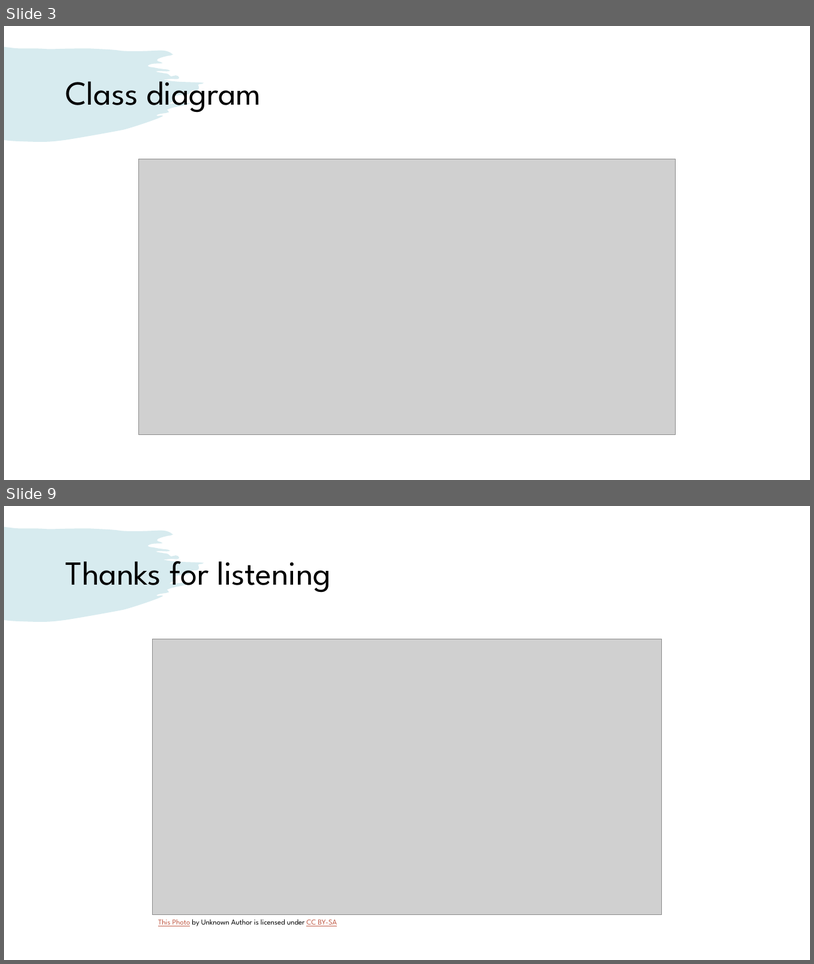
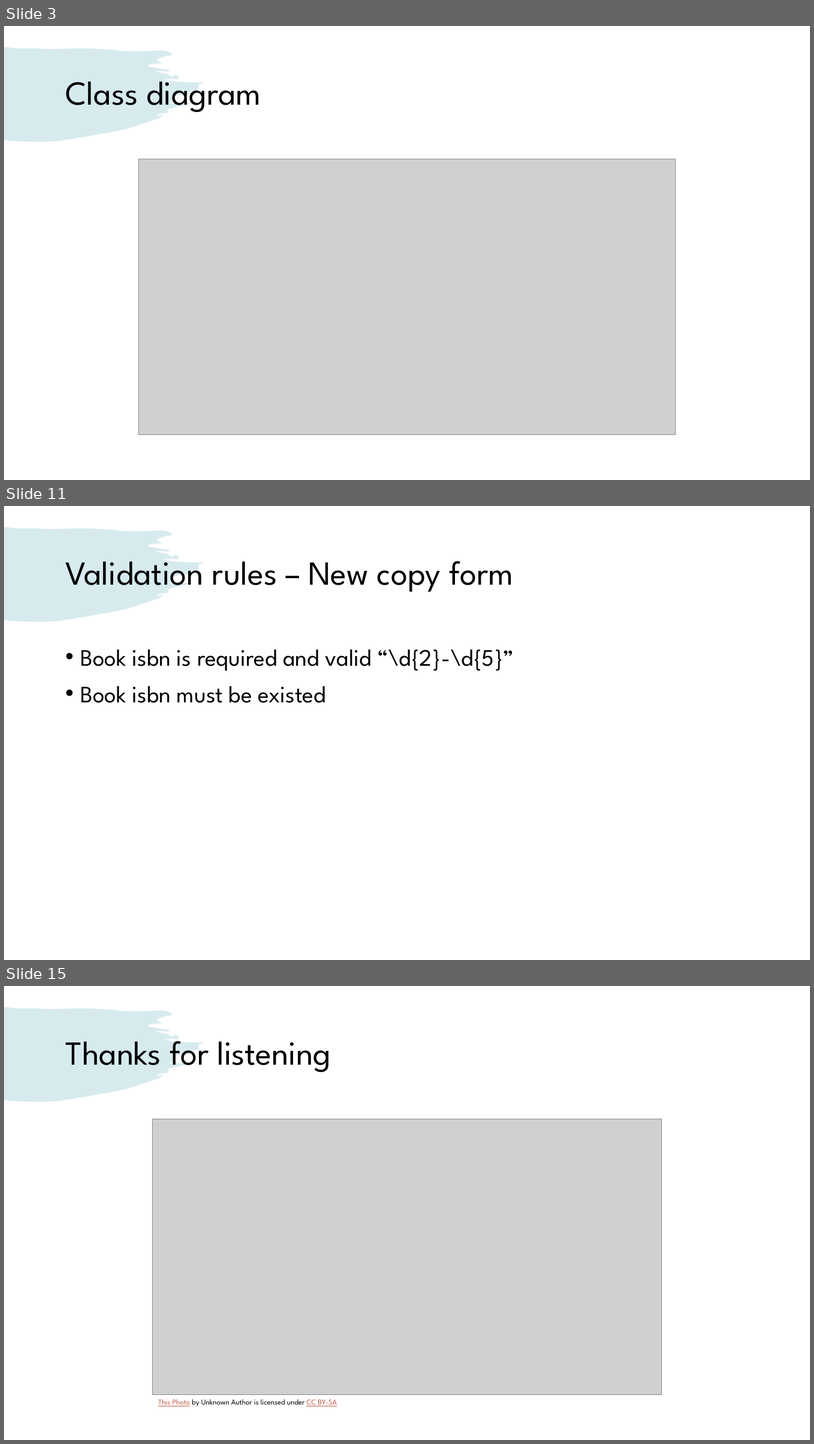
Before and after one commit to venturousman/miu-mpp-library, a slide deck: documents/Group 7 Library Application Presentation.pptx. Shown one above the other, each under a label of ours: slides 3 and 9 before the commit, slides 3, 11 and 15 after it; the slides between them are not shown. The pictures are 814x964 and 814x1444 pixels, drawn with LibreOffice and Linux fonts; fonts in the diff are those of the drawing; grey boxes stand for pictures. Boxes give left, top, right and bottom in pixels: in the first picture for what was removed or moved away, otherwise in the second. Text is boxed around its words. In the diff, an @@ line names an element or a change of style, - is before the commit and + after.

```diff
--- a/documents/Group 7 Library Application Presentation.pptx
+++ b/documents/Group 7 Library Application Presentation.pptx
@@ slide 11 added at [4, 506, 810, 960], background #FFFFFF; not listed: 1 template element that a slide beside it also shows @@
@@ title added at [65, 561, 513, 592], 40 pt, text #000000 @@
+Validation rules – New copy form
@@ text added at [81, 649, 515, 703], 28 pt, text #000000 @@
+• Book isbn is required and valid “\d{2}-\d{5}”
+• Book isbn must be existed
@@ what was slide 9 is now slide 15 @@
```
Also in this commit, not shown: 6 slides changed, 5 other slides added, 5 other files.
